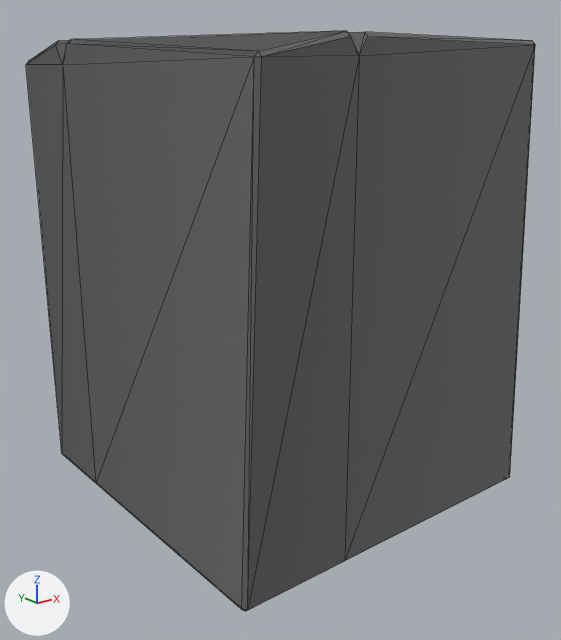
A saved change to the glTF model modules/world/stone_large.gltf.
Before and after are seen from a 50 mm camera at (-5.44, -6.83, 3.65) aimed at (-0.09, -0.14, 0.97). The lights are fixed; the arrows at lower left show +X, +Y and +Z. Mesh edges are drawn as thin lines.
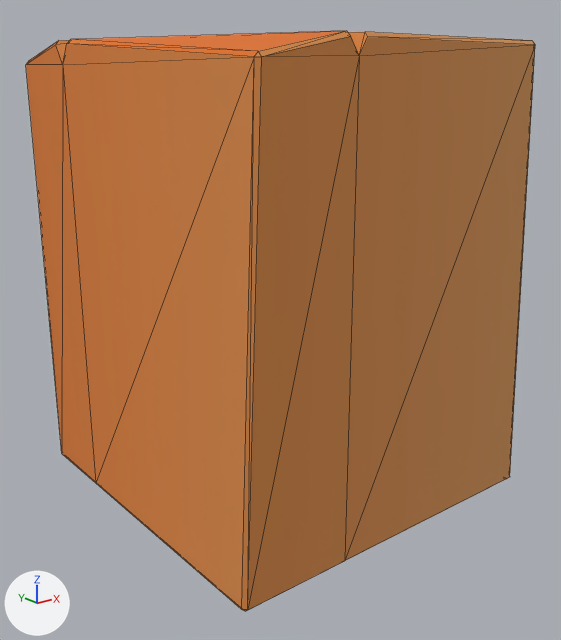
Diff of the bpy script that builds the scene:
```diff
--- a/modules/world/stone_large.gltf.py
+++ b/modules/world/stone_large.gltf.py
@@ img_sand_gradient_1 @@
+img_sand_gradient_1 = load_image('sand_gradient_1', 'textures/sand_gradient_1.jpg', 128, 128, 'sRGB')
@@ mat_material_001 @@
 mat_material_001 = principled_material('Material.001')
-mat_material_001.texture = img_stone_gradient_1
+mat_material_001.texture = img_sand_gradient_1
 mat_material_001.roughness = 1.0
```

Pixel boxes [x1, y1, x2, y2] of what changed, in the pictures (561 x 640 px):
'Cube', surface changed (grey to orange)
    both: [26, 31, 535, 611]
